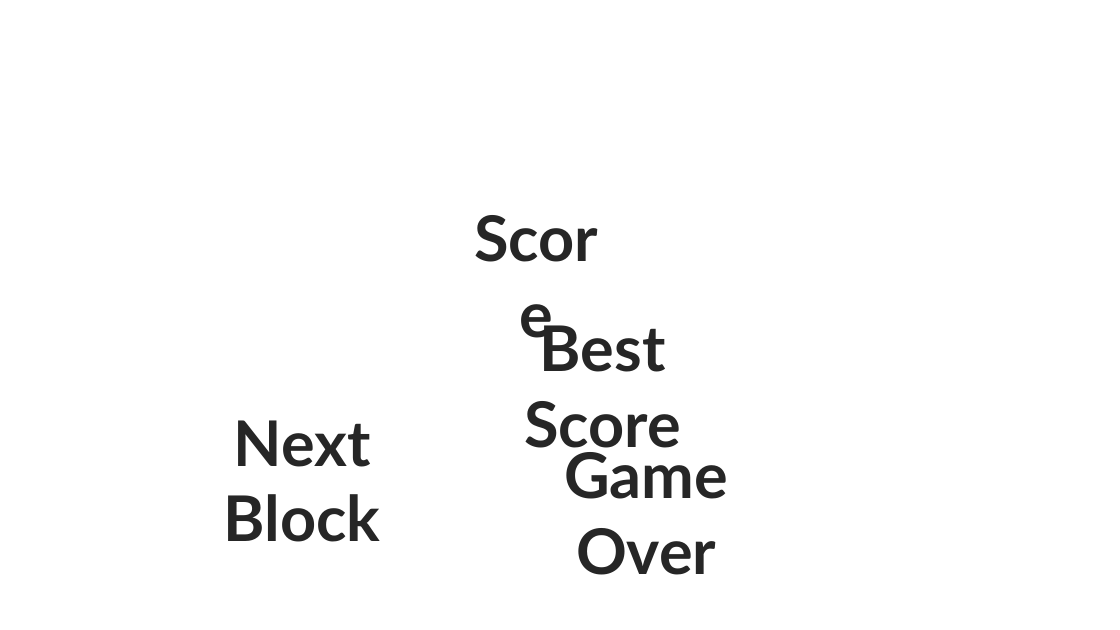
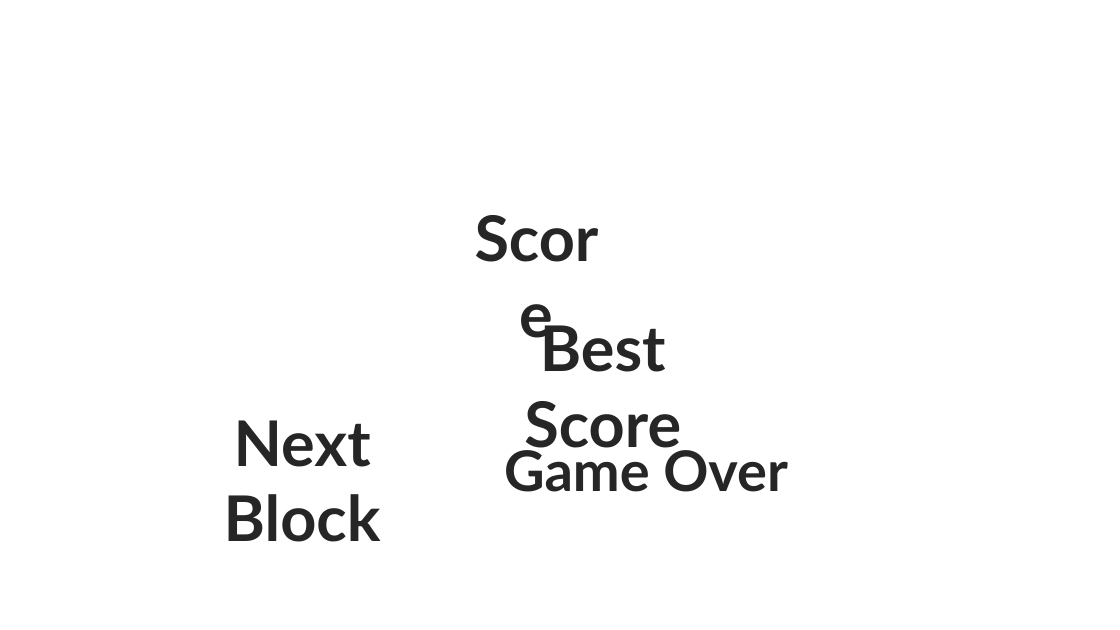
Before and after one commit to SNUGDC/Hextris, a slide deck: slide 18 of Hextris 아트 리소스.pptx. Drawn at 1120x630 pixels with LibreOffice and Linux fonts; fonts in the diff are those of the drawing. Boxes give left, top, right and bottom in pixels: in the first picture for what was removed or moved away, otherwise in the second. Text is boxed around its words. In the diff, an @@ line names an element or a change of style, - is before the commit and + after.

```diff
--- a/Hextris 아트 리소스.pptx
+++ b/Hextris 아트 리소스.pptx
@@ text "Game Over" at box(504, 443, 788, 492): size 54 to 48 pt @@
```
Also in this commit, not shown: 2 other slides changed, 10 other files.
